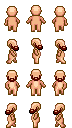
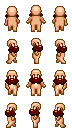
Before/after of a w=72, h=128 layered artwork. What changed in the layer stack:
renamed "beard-extensions-brown" to "beard-ext-brown-front", painted on it over bbox(5, 43, 67, 117)
added layer "eyes-brown" above "ears-black-front" over bbox(9, 42, 63, 110)
added layer "beard-ext-brown-rear" over bbox(5, 13, 67, 18)
